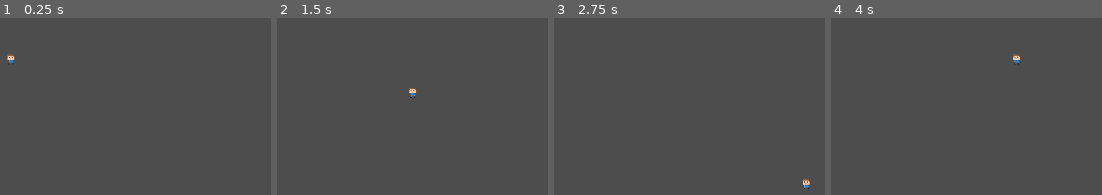
Above: before the commit, frames 1-4 (left to right).
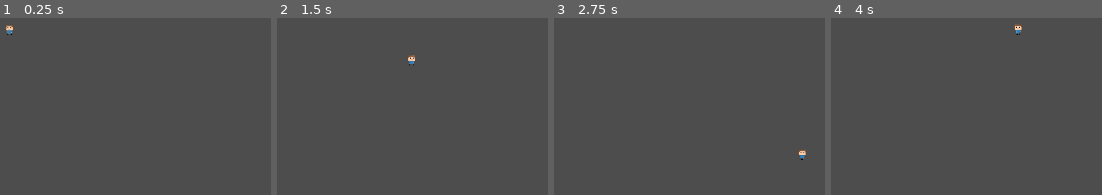
Above: after the commit, the same moments.

Repository: TauMark/RollinsAbschlussprojekt
Game: Godot game, scene res://Scenes/Main.tscn
Two runs of this game, one before a commit and one after it. Both use one fixed random seed, a clock stepped at 60 frames per second and the inputs below.
Inputs:
- Up to frame 1 (0.25 s): no input
- Up to frame 2 (1.5 s): tap Enter at 0.5 s; hold D (right) 0.53-1.28 s; tap Space at 1.25 s; hold S (down) from 1.28 s (still down)
- Up to frame 3 (2.75 s): tap Enter at 2 s; release S (down) at 2.03 s; hold D (right) from 2.03 s (still down)
- Up to frame 4 (4 s): release D (right) at 2.78 s; hold W (up) 2.78-3.53 s; tap Space at 3.5 s; hold A (left) from 3.53 s (still down)

The runs differ from the first frame. In frame 1, 0.2% of the frame differs, in the area x 2-6%, y 3-26%; in frame 2, 0.2%; in frame 3, 0.2%; in frame 4, 0.3%, in the area x 67-71%, y 3-27%.
Error before the commit: Invalid access to property or key 'scale' on a base object of type 'null instance'. (res://scripts/Movement.gd:19)

Commit message:
add animation

Diff:
--- a/Scenes/Main.tscn
+++ b/Scenes/Main.tscn
@@ -1,21 +1,7 @@
 [gd_scene format=3 uid="uid://dedpbjkt7gj32"]
 
-[ext_resource type="Script" uid="uid://dv5v1rv06hu32" path="res://scripts/Movement.gd" id="1_idj7w"]
-[ext_resource type="Texture2D" uid="uid://jgi2xjcp7uka" path="res://Assets/MainFig-1.png.png" id="2_kln2b"]
+[ext_resource type="PackedScene" uid="uid://ducrjhp71a7sn" path="res://Scenes/PlayerCharacter.tscn" id="1_r150o"]
 
-[sub_resource type="RectangleShape2D" id="RectangleShape2D_mdaju"]
-size = Vector2(20, 25)
+[node name="Main" type="Node2D" unique_id=84794409]
 
-[node name="PlayerCharacter" type="Node2D" unique_id=84794409]
-
-[node name="CharacterBody2D" type="CharacterBody2D" parent="." unique_id=537963762]
-position = Vector2(535, 329)
-script = ExtResource("1_idj7w")
-
-[node name="Sprite2D" type="Sprite2D" parent="CharacterBody2D" unique_id=1584985925]
-position = Vector2(3, 71)
-texture = ExtResource("2_kln2b")
-
-[node name="CollisionShape2D" type="CollisionShape2D" parent="CharacterBody2D" unique_id=695362494]
-position = Vector2(3, 69)
-shape = SubResource("RectangleShape2D_mdaju")
+[node name="PlayerCharacter" parent="." unique_id=1942046156 instance=ExtResource("1_r150o")]
--- a/Scenes/PlayerCharacter.tscn
+++ b/Scenes/PlayerCharacter.tscn
@@ -61,7 +61,7 @@
 position = Vector2(535, 329)
 script = ExtResource("1_5gnj7")
 
-[node name="AnimatedSprite2D" type="AnimatedSprite2D" parent="CharacterBody2D" unique_id=2055319238]
+[node name="Sprite" type="AnimatedSprite2D" parent="CharacterBody2D" unique_id=2055319238]
 sprite_frames = SubResource("SpriteFrames_vjvuw")
 
 [node name="CollisionShape2D" type="CollisionShape2D" parent="CharacterBody2D" unique_id=695362494]
--- a/scripts/Movement.gd
+++ b/scripts/Movement.gd
@@ -1,7 +1,7 @@
 extends CharacterBody2D
 
 @export var speed = 400
-@onready var sprite = $AnimatedSprite2D
+@onready var sprite: AnimatedSprite2D = $Sprite
 
 func get_input():
 	var input_direction = Input.get_vector("left", "right", "up", "down")
@@ -9,8 +9,11 @@
 	return input_direction
 
 func _physics_process(delta):
+	move_and_slide()
+
+
+func _process(delta):
 	var direction = get_input()
-	move_and_slide()
 	handle_animation(direction)
 
 func handle_animation(direction):
